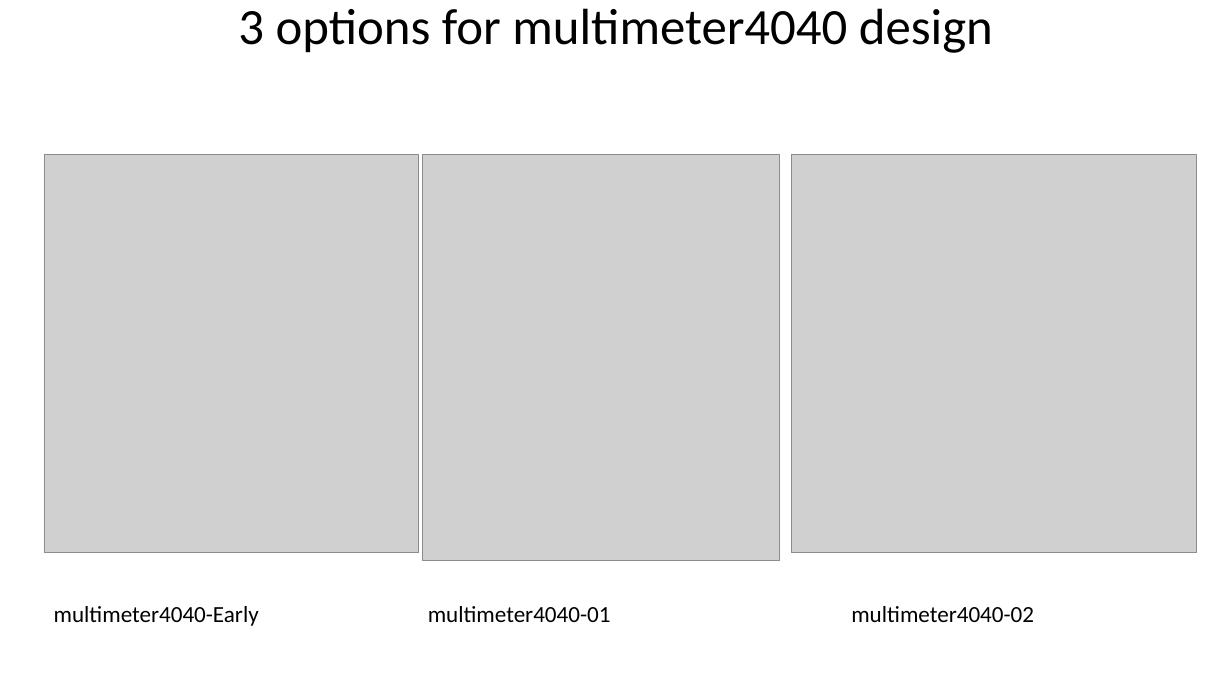
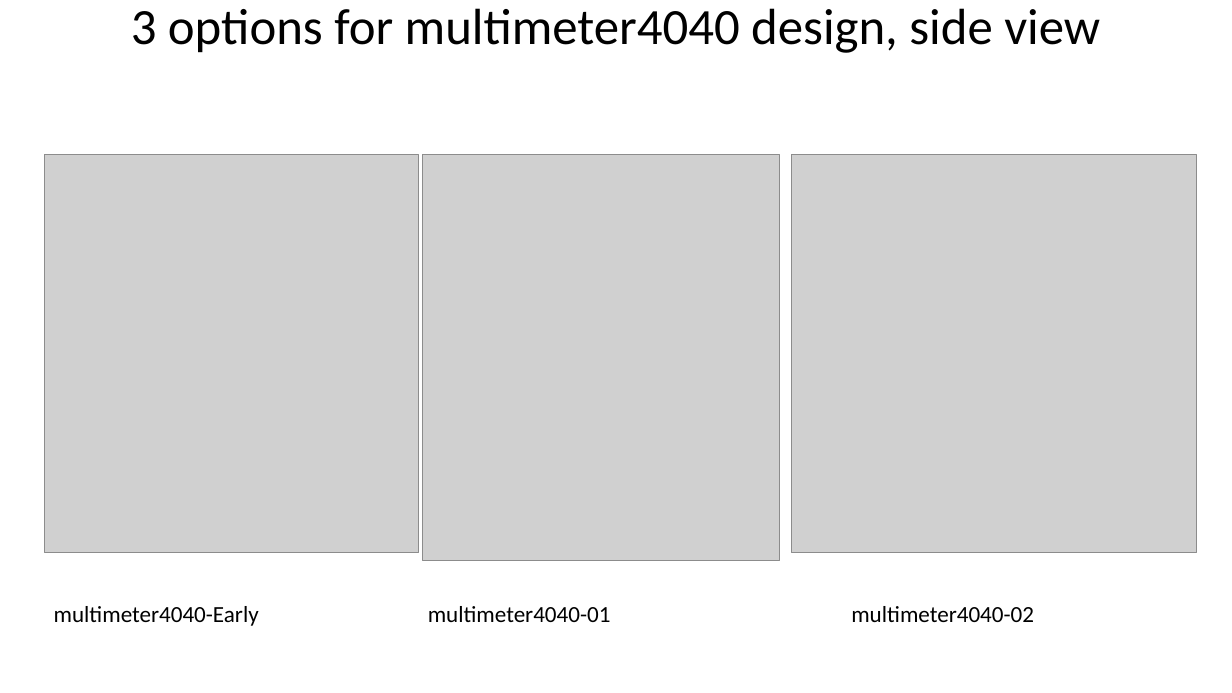
Before and after one commit to nikosLab/multimeterStand, a slide deck: slide 2 of multimeterStand.pptx. Drawn at 1232x693 pixels with LibreOffice and Linux fonts; fonts in the diff are those of the drawing; grey boxes stand for pictures. Boxes give left, top, right and bottom in pixels: in the first picture for what was removed or moved away, otherwise in the second. Text is boxed around its words. In the diff, an @@ line names an element or a change of style, - is before the commit and + after.

Commit message:
new slideck, with side and fron view comparison of 3 versions

```diff
--- a/multimeterStand.pptx
+++ b/multimeterStand.pptx
@@ title at (131, 8, 1100, 53): text changed @@
-3 options for multimeter4040 design
+3 options for multimeter4040 design, side view
```
Also in this commit, not shown: 1 other slide changed.
